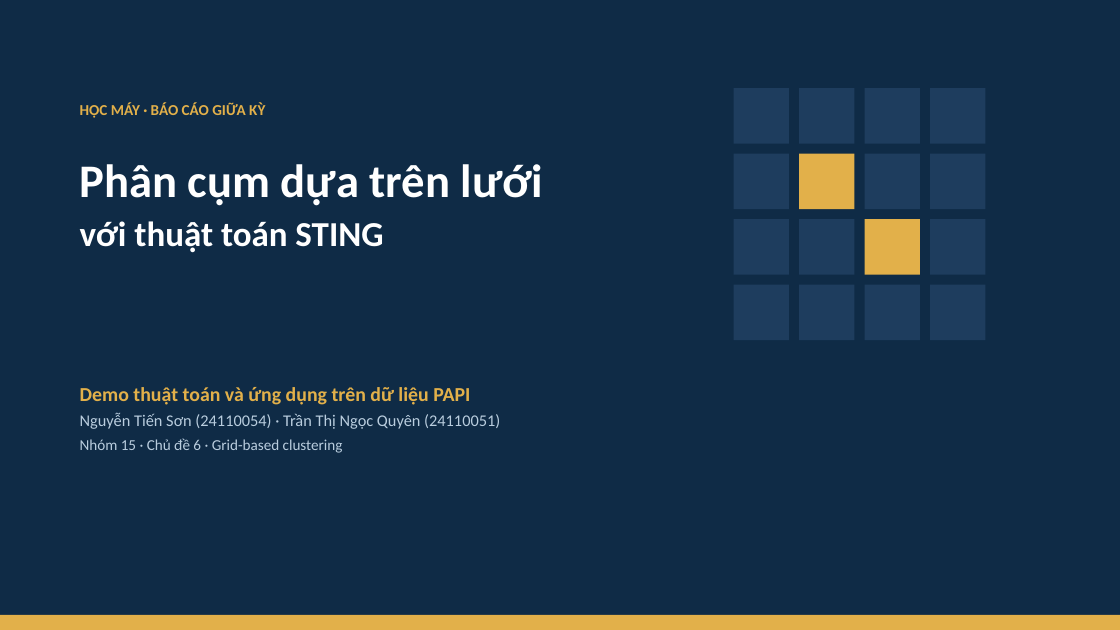
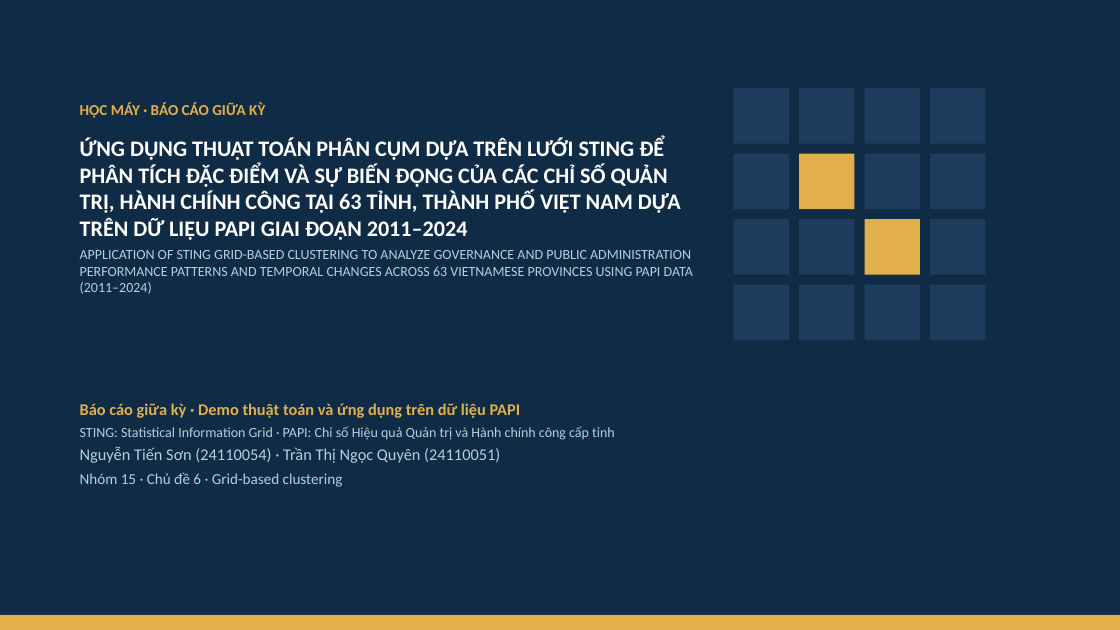
Before and after one commit to JasonTM17/Grid_Based_Sociology, a slide deck: slide 1 of slides/submission.pptx. Drawn at 1120x630 pixels with LibreOffice and Linux fonts; fonts in the diff are those of the drawing. Boxes give left, top, right and bottom in pixels: in the first picture for what was removed or moved away, otherwise in the second. Text is boxed around its words. In the diff, an @@ line names an element or a change of style, - is before the commit and + after.

Commit message:
docs(submissions): use full Vietnamese and English project title
Cover of both slide decks, the report cover page, notebook headings and citation metadata now carry the full project title with its English translation. The cover test checks the new title.

```diff
--- a/slides/submission.pptx
+++ b/slides/submission.pptx
@@ text at (80,137,693,294): text changed; size 40 to 12 pt; text colour #FFFFFF to #B9CDDE; bold off @@
-Phân cụm dựa trên lưới
-với thuật toán STING
+ỨNG DỤNG THUẬT TOÁN PHÂN CỤM DỰA TRÊN LƯỚI STING ĐỂ PHÂN TÍCH ĐẶC ĐIỂM VÀ SỰ BIẾN ĐỘNG CỦA CÁC CHỈ SỐ QUẢN TRỊ, HÀNH CHÍNH CÔNG TẠI 63 TỈNH, THÀNH PHỐ VIỆT NAM DỰA TRÊN DỮ LIỆU PAPI GIAI ĐOẠN 2011–2024
+APPLICATION OF STING GRID-BASED CLUSTERING TO ANALYZE GOVERNANCE AND PUBLIC ADMINISTRATION PERFORMANCE PATTERNS AND TEMPORAL CHANGES ACROSS 63 VIETNAMESE PROVINCES USING PAPI DATA (2011–2024)
@@ text "Báo cáo giữa kỳ · ...": place and size @@
-text "Báo cáo giữa kỳ · ..." at (80,387,500,453)
+text "Báo cáo giữa kỳ · ..." at (80,403,615,487)
@@ text at (80,403,615,440): text changed; size 17 to 12 pt; text colour #E2B04A to #B9CDDE; bold off @@
-Demo thuật toán và ứng dụng trên dữ liệu PAPI
+Báo cáo giữa kỳ · Demo thuật toán và ứng dụng trên dữ liệu PAPI
+STING: Statistical Information Grid · PAPI: Chỉ số Hiệu quả Quản trị và Hành chính công cấp tỉnh
```
Also in this commit, not shown: 17 other files.
